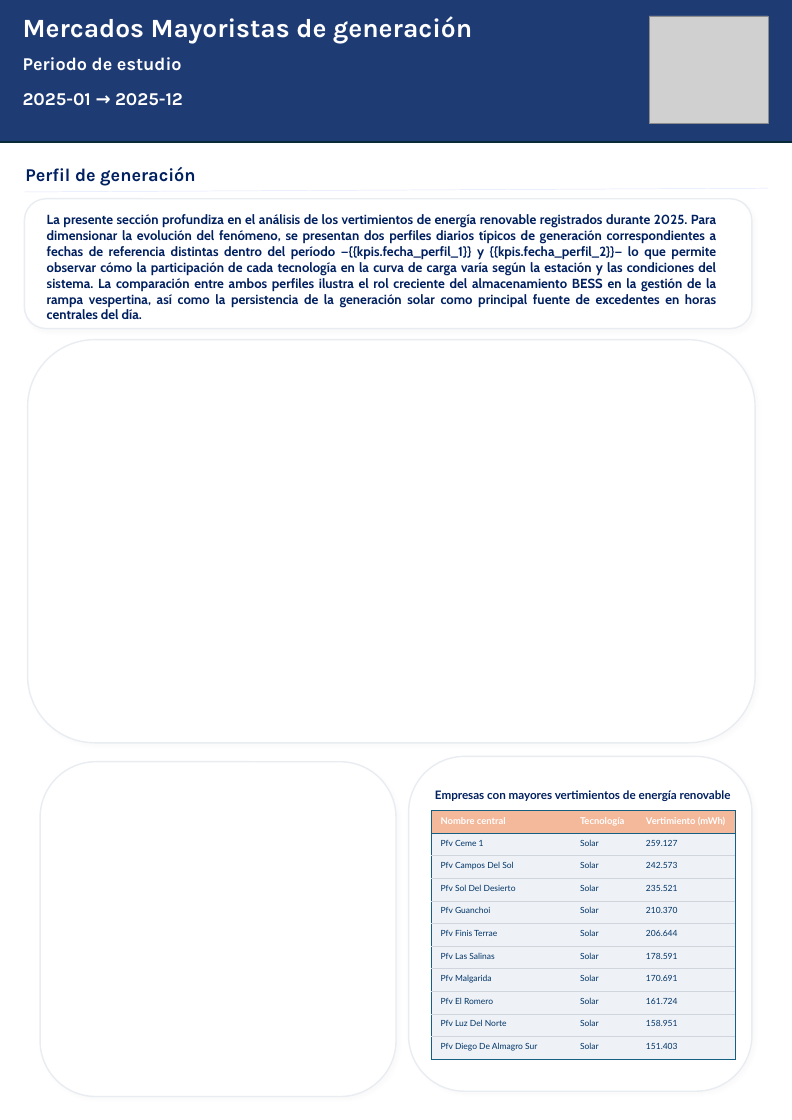
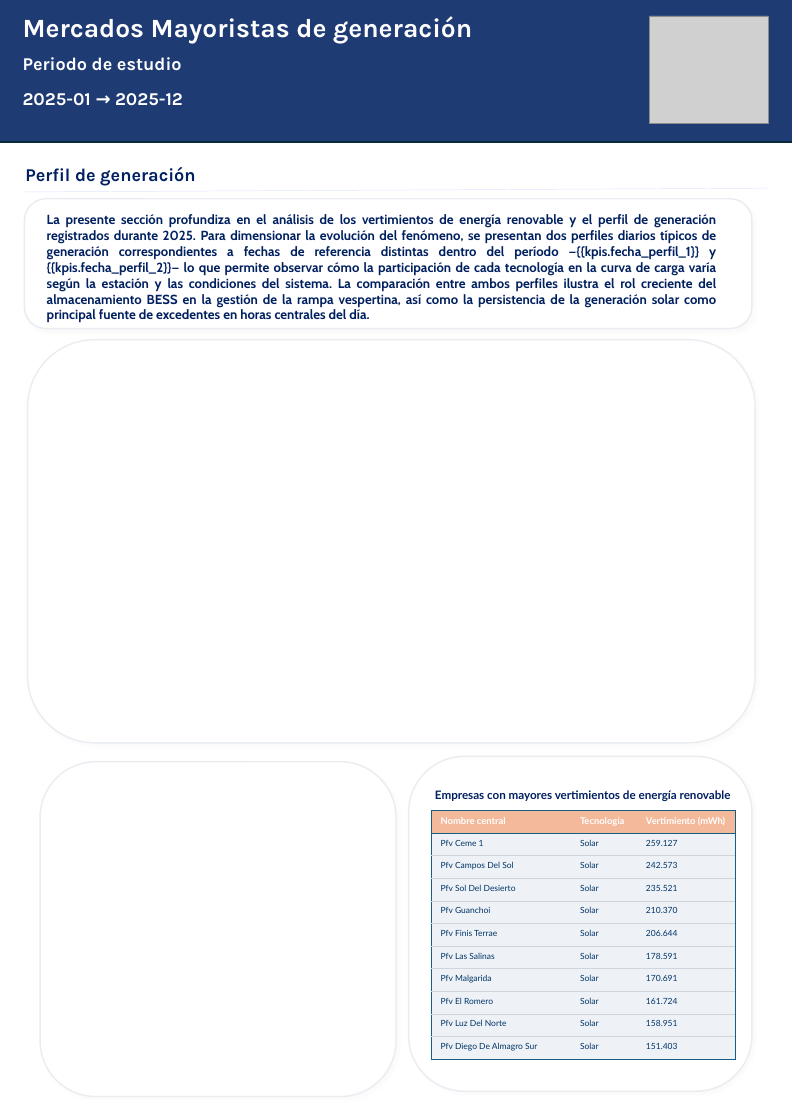
Before and after one commit to Pinzun/reporte_generacion, a slide deck: slide 3 of data/raw/templates/template_reporte.pptx. Drawn at 792x1120 pixels with LibreOffice and Linux fonts; fonts in the diff are those of the drawing; grey boxes stand for pictures; background and template pictures are left out. Boxes give left, top, right and bottom in pixels: in the first picture for what was removed or moved away, otherwise in the second. Text is boxed around its words. In the diff, an @@ line names an element or a change of style, - is before the commit and + after.

```diff
--- a/data/raw/templates/template_reporte.pptx
+++ b/data/raw/templates/template_reporte.pptx
@@ text at [47, 214, 716, 323]: text changed @@
-La presente sección profundiza en el análisis de los vertimientos de energía renovable registrados durante 2025. Para dimensionar la evolución del fenómeno, se presentan dos perfiles diarios típicos de generación correspondientes a fechas de referencia distintas dentro del período —{{kpis.fecha_perfil_1}} y {{kpis.fecha_perfil_2}}— lo que permite observar cómo la participación de cada tecnología en la curva de carga varía según la estación y las condiciones del sistema. La comparación entre ambos perfiles ilustra el rol creciente del almacenamiento BESS en la gestión de la rampa vespertina, así como la persistencia de la generación solar como principal fuente de excedentes en horas centrales del día.
+La presente sección profundiza en el análisis de los vertimientos de energía renovable y el perfil de generación registrados durante 2025. Para dimensionar la evolución del fenómeno, se presentan dos perfiles diarios típicos de generación correspondientes a fechas de referencia distintas dentro del período —{{kpis.fecha_perfil_1}} y {{kpis.fecha_perfil_2}}— lo que permite observar cómo la participación de cada tecnología en la curva de carga varía según la estación y las condiciones del sistema. La comparación entre ambos perfiles ilustra el rol creciente del almacenamiento BESS en la gestión de la rampa vespertina, así como la persistencia de la generación solar como principal fuente de excedentes en horas centrales del día.
```
Also in this commit, not shown: 1 other slide changed, 18 other files.
